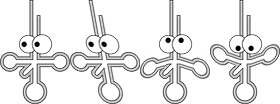
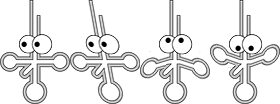
Layer changes from the first 280px x 104px image to the second:
added layer "Eyes" above "Still" over [19, 34, 262, 54]
